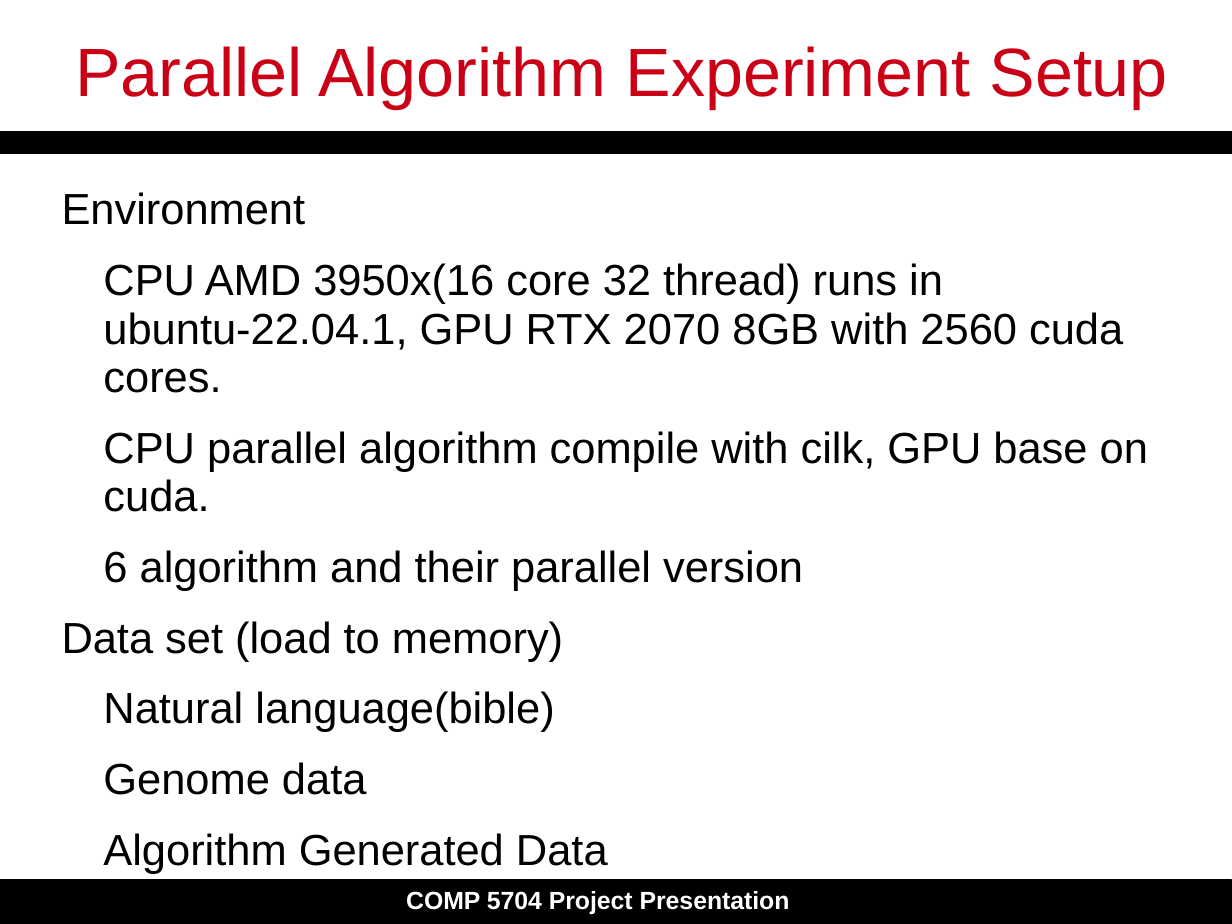
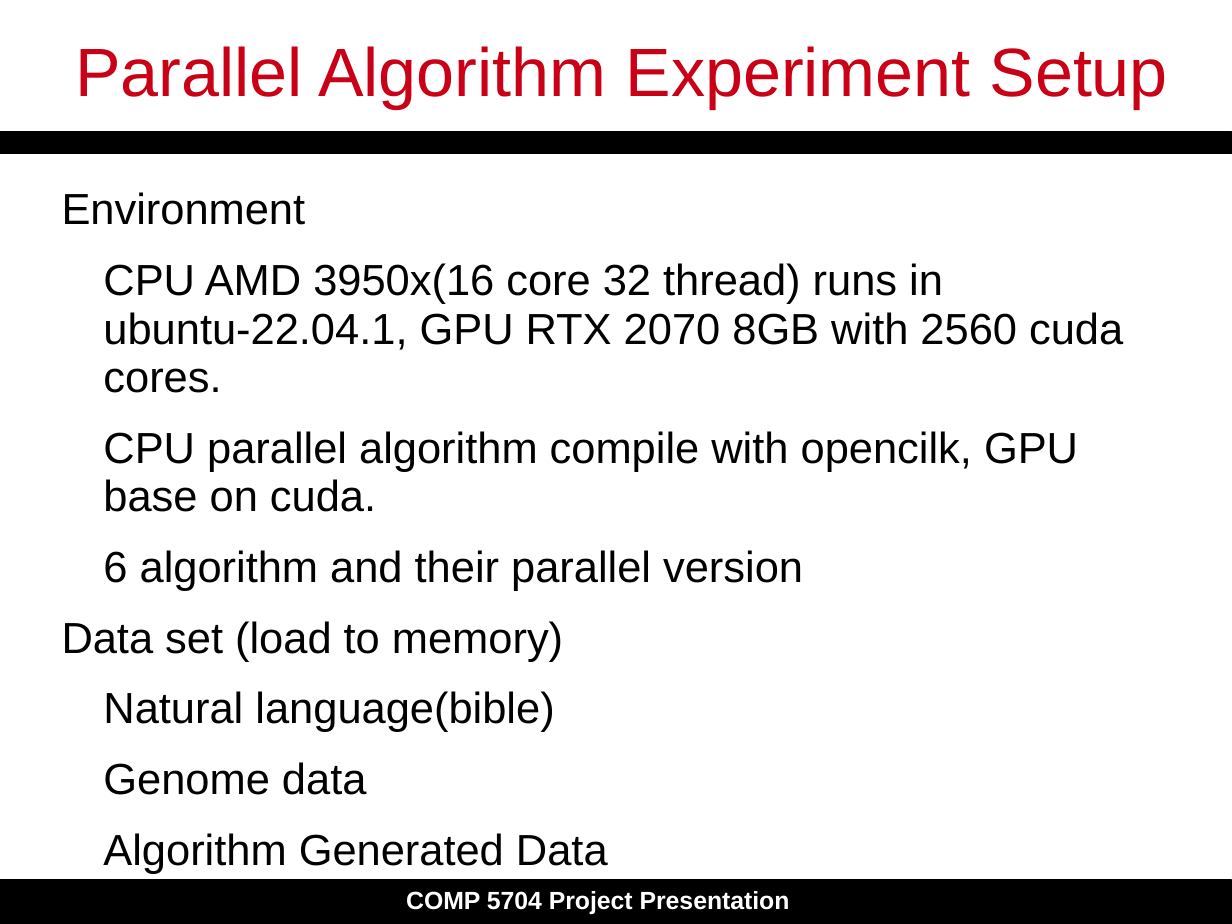
Before and after one commit to dengyull/COMP5704-project, a slide deck: slide 13 of Final_Presentation.pptx. Drawn at 1232x924 pixels with LibreOffice and Linux fonts; fonts in the diff are those of the drawing. Boxes give left, top, right and bottom in pixels: in the first picture for what was removed or moved away, otherwise in the second. Text is boxed around its words. In the diff, an @@ line names an element or a change of style, - is before the commit and + after.

```diff
--- a/Final_Presentation.pptx
+++ b/Final_Presentation.pptx
@@ text at [103,431,1078,512]: text changed @@
-CPU parallel algorithm compile with cilk, GPU base on cuda.
+CPU parallel algorithm compile with opencilk, GPU base on cuda.
```
